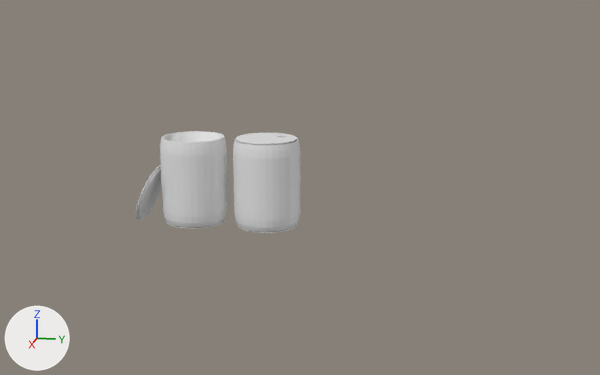
Before and after pictures for a commit that changed the Blender file BlenderStuff/Items/Barrels(Plastic).blend.
Both versions are drawn from a 50 mm lens placed at (51.9, 11.4, 15.9), pointed at (0.0, 1.1, 2.9). Arrows for +X, +Y and +Z are at lower left; the lights stay in place.

Names of what the first picture shows: 'PlasticBarrel(withLid)', 'PlasticBarrel(withoutLid)'.
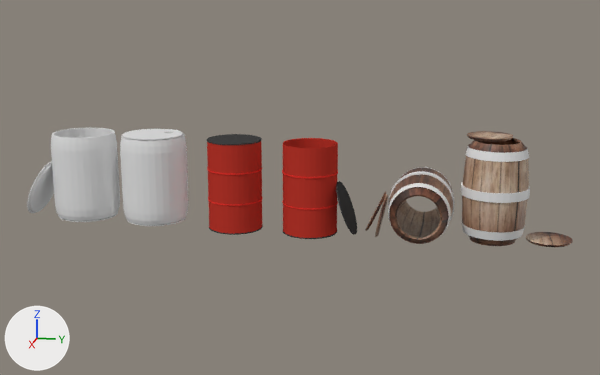
Edits to the bpy script that builds the scene:
```text
Change me_cylinder_004:
    where me_cylinder_004.from_pydata(...)  # 928 vertices, 788 faces; spans x -1.06..1.1, y -1.84..1.06, z -1.77..1.0
    used by ob_plasticbarrel_withoutlid; location = (0.0, -6.14, 3.93); scale = (2.07, 2.07, 2.07)
    me_cylinder_004 part 1: 235 of the faces centred in x -0.91..1.09, y -1.83..0.91, z -1.75..0.02 are now shaded flat
    me_cylinder_004 part 2: 132 of the faces centred in x -0.96..0.95, y -0.95..0.96, z -1.77..-1.67 are now shaded flat
    me_cylinder_004 part 3: 32 of the faces centred in x -0.95..0.95, y -0.95..0.95, z 1.0 are now shaded flat
Change ob_plasticbarrel_withlid:
    ob_plasticbarrel_withlid.location: (0.0, -1.14, 3.93) -> (0.0, -8.93, 3.93)
Change ob_plasticbarrel_withoutlid:
    ob_plasticbarrel_withoutlid.location: (0.0, -6.14, 3.93) -> (0.0, -13.93, 3.93)
Change ob_woodenbarrellid:
    ob_woodenbarrellid.location: (-0.29, -12.88, 1.63) -> (-0.29, 16.96, 1.63)
    remove ob_woodenbarrellid.hide_set(True)  # its collection is switched off
Change ob_woodenbarrel2:
    ob_woodenbarrel2.location: (0.0, -20.68, 2.17) -> (0.0, 9.17, 2.17)
    remove ob_woodenbarrel2.hide_set(True)  # its collection is switched off
Change ob_woodenbarrel1:
    ob_woodenbarrel1.location: (-1.03, -16.83, 7.94) -> (-1.03, 13.01, 7.94)
    remove ob_woodenbarrel1.hide_set(True)  # its collection is switched off
Change ob_metalbarrel:
    ob_metalbarrel.location: (0.0, 0.0, 0.0) -> (0.0, -3.32, 0.0)
    remove ob_metalbarrel.hide_set(True)  # its collection is switched off
Change ob_metalbarrel_002:
    ob_metalbarrel_002.location: (0.0, 1.95, -0.38) -> (0.0, -1.37, -0.38)
    remove ob_metalbarrel_002.hide_set(True)  # its collection is switched off
```

Pixel boxes [x1, y1, x2, y2] of what changed, in the pictures (600 x 375 px):
'PlasticBarrel(withoutLid)', shading changed, moved
    before: [136, 131, 228, 228]
    after: [27, 128, 120, 222]
'PlasticBarrel(withLid)', moved
    before: [233, 133, 300, 233]
    after: [120, 129, 189, 226]
'WoodenBarrel1', shown
    after: [461, 131, 530, 246]
'MetalBarrel.002', shown (red)
    after: [282, 138, 357, 239]
'MetalBarrel', shown (red)
    after: [207, 134, 263, 235]
'WoodenBarrel2', shown (brown)
    after: [365, 167, 455, 244]
'WoodenBarrelLid', shown (brown)
    after: [526, 232, 573, 247]
part 1 of me_cylinder_004, shading changed
    before: [136, 132, 222, 219]
    after: [27, 128, 112, 213]
part 2 of me_cylinder_004, shading changed
    before: [166, 220, 225, 228]
    after: [61, 213, 118, 222]
part 3 of me_cylinder_004, shading changed
    before: [162, 131, 224, 143]
    after: [52, 128, 115, 138]
